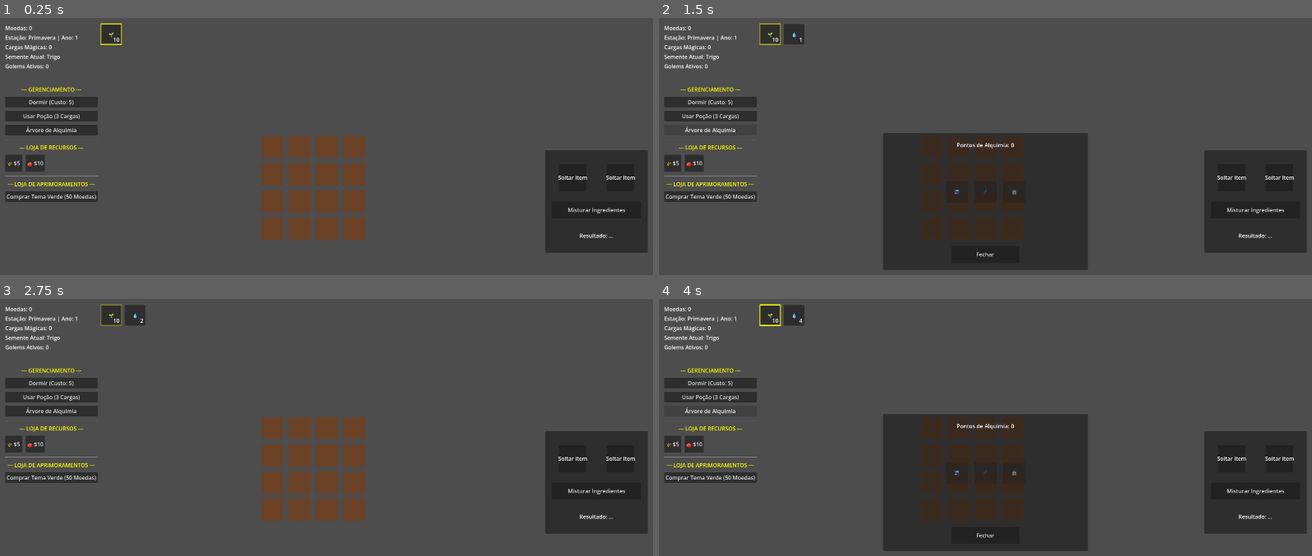
Above: before the commit, frames 1-4 (two rows, left to right).
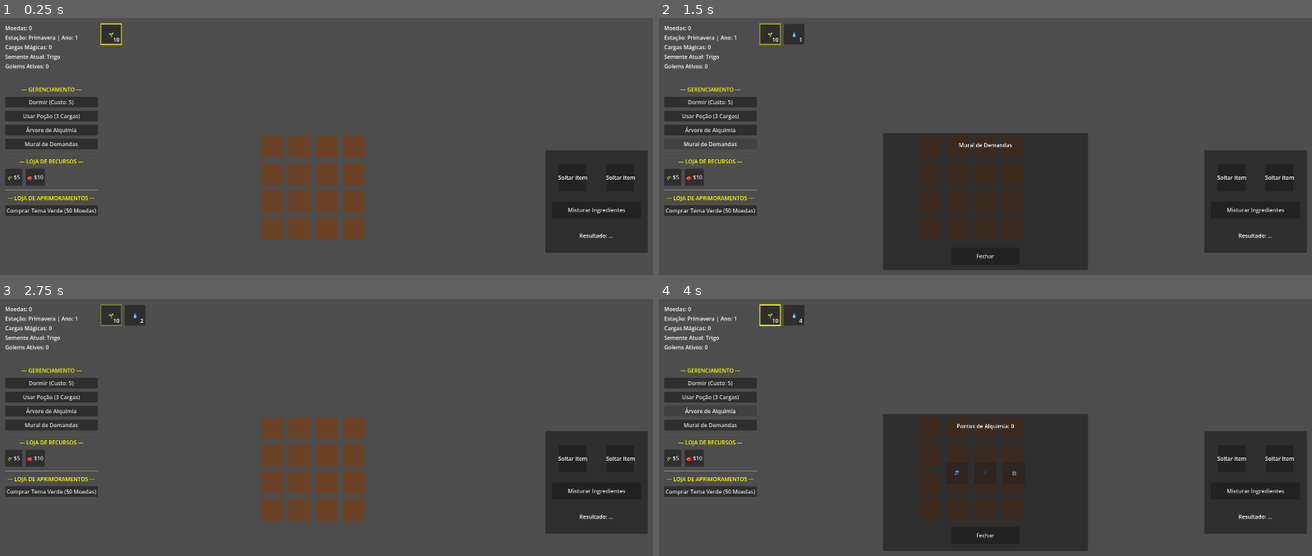
Above: after the commit, the same moments.

Repository: LeandroSatsuki/Cauldron-Crops
Game: Godot game, scene res://Scenes/Main.tscn
Two runs of this game, one before a commit and one after it. Both use one fixed random seed, a clock stepped at 60 frames per second and the inputs below.
Inputs:
- Up to frame 1 (0.25 s): no input
- Up to frame 2 (1.5 s): click "Dormir (Custo: 5)" at 0.5 s; click "Árvore de Alquimia" (after the commit: "Mural de Demandas") at 1.25 s
- Up to frame 3 (2.75 s): click "Fechar" at 2 s
- Up to frame 4 (4 s): click "Usar Poção (3 Cargas)" at 2.75 s; click "Árvore de Alquimia" at 3.5 s

The runs differ from the first frame. In frame 1, 2.4% of the frame differs, in the area x 0-15%, y 46-77%; in frame 2, 2.1%; in frame 3, 2.4%; in frame 4, 2.4%.

Commit message:
arvore de alquimia implementada

Diff:
--- /dev/null
+++ b/Scenes/QuestBoard.tscn
@@ -0,0 +1,52 @@
+[gd_scene load_steps=2 format=3]
+
+[ext_resource type="Script" path="res://Scripts/QuestBoard.gd" id="1_questboardgd"]
+
+[node name="QuestBoard" type="Panel"]
+visible = false
+anchors_preset = 8
+anchor_left = 0.5
+anchor_top = 0.5
+anchor_right = 0.5
+anchor_bottom = 0.5
+offset_left = -300.0
+offset_top = -200.0
+offset_right = 300.0
+offset_bottom = 200.0
+grow_horizontal = 2
+grow_vertical = 2
+script = ExtResource("1_questboardgd")
+
+[node name="TitleLabel" type="Label" parent="."]
+layout_mode = 1
+anchors_preset = 10
+anchor_right = 1.0
+offset_top = 20.0
+offset_bottom = 50.0
+grow_horizontal = 2
+text = "Mural de Demandas"
+horizontal_alignment = 1
+vertical_alignment = 1
+
+[node name="ListaQuests" type="VBoxContainer" parent="."]
+layout_mode = 0
+offset_left = 50.0
+offset_top = 70.0
+offset_right = 550.0
+offset_bottom = 300.0
+theme_override_constants/separation = 15
+
+[node name="BtnFechar" type="Button" parent="."]
+layout_mode = 1
+anchors_preset = 7
+anchor_left = 0.5
+anchor_top = 1.0
+anchor_right = 0.5
+anchor_bottom = 1.0
+offset_left = -100.0
+offset_top = -65.0
+offset_right = 100.0
+offset_bottom = -15.0
+grow_horizontal = 2
+grow_vertical = 0
+text = "Fechar"
--- a/Scenes/UI.tscn
+++ b/Scenes/UI.tscn
@@ -57,6 +57,10 @@
 [node name="AbrirSkillTreeButton" type="Button" parent="LeftPanel"]
 layout_mode = 2
 text = "Árvore de Alquimia"
+
+[node name="AbrirQuestsButton" type="Button" parent="LeftPanel"]
+layout_mode = 2
+text = "Mural de Demandas"
 
 [node name="Separator1" type="HSeparator" parent="LeftPanel"]
 layout_mode = 2
--- a/Scripts/Database.gd
+++ b/Scripts/Database.gd
@@ -59,6 +59,12 @@
 	"agua_raiz_gelida": "pocao_crescimento"
 }
 
+var quests_exemplos: Dictionary = {
+	"q1": {"estacao": "geral", "pedido_item": "trigo", "pedido_qtd": 10, "recompensa_tipo": "moedas", "recompensa_qtd": 300, "texto": "A Taverna precisa de Trigo!"},
+	"q2": {"estacao": 0, "pedido_item": "agua", "pedido_qtd": 5, "recompensa_tipo": "pontos_alquimia", "recompensa_qtd": 1, "texto": "Pesquisa de Primavera: Traga água limpa."},
+	"q3": {"estacao": 2, "pedido_item": "abobora_sombria", "pedido_qtd": 3, "recompensa_tipo": "semente_inverno", "recompensa_qtd": 2, "texto": "Festival de Outono! Precisamos de Abóboras."}
+}
+
 func fabricar_pocao(ingrediente1: String, ingrediente2: String) -> String:
 	var lista = [ingrediente1, ingrediente2]
 	lista.sort()
--- /dev/null
+++ b/Scripts/QuestBoard.gd
@@ -0,0 +1,87 @@
+extends Panel
+
+@onready var lista_quests: VBoxContainer = $ListaQuests
+@onready var btn_fechar: Button = $BtnFechar
+
+func _ready() -> void:
+	if btn_fechar:
+		btn_fechar.pressed.connect(func(): visible = false)
+	if QuestManager:
+		QuestManager.quest_atualizada.connect(rebuild_ui)
+	rebuild_ui()
+
+func _notification(what: int) -> void:
+	if what == NOTIFICATION_VISIBILITY_CHANGED:
+		if visible:
+			rebuild_ui()
+
+func rebuild_ui() -> void:
+	if not lista_quests:
+		return
+
+	# Limpar lista antiga
+	for child in lista_quests.get_children():
+		child.queue_free()
+
+	if not QuestManager:
+		return
+
+	for quest in QuestManager.quests_ativas:
+		var hbox = HBoxContainer.new()
+		hbox.size_flags_horizontal = SIZE_EXPAND_FILL
+		lista_quests.add_child(hbox)
+
+		var label = Label.new()
+		label.size_flags_horizontal = SIZE_EXPAND_FILL
+		var item_id = quest.get("pedido_item", "")
+		var qtd_necessaria = quest.get("pedido_qtd", 0)
+		var qtd_atual = GlobalInventory.inventario.get(item_id, 0)
+		label.text = quest.get("texto", "") + " - " + str(qtd_atual) + "/" + str(qtd_necessaria) + " " + item_id
+		hbox.add_child(label)
+
+		var btn_entregar = Button.new()
+		btn_entregar.text = "Entregar"
+		btn_entregar.pressed.connect(_on_entregar_pressed.bind(quest))
+		# Desativa se não tiver itens suficientes
+		if qtd_atual < qtd_necessaria:
+			btn_entregar.disabled = true
+		hbox.add_child(btn_entregar)
+
+		var btn_dispensar = Button.new()
+		btn_dispensar.text = "Dispensar"
+		btn_dispensar.pressed.connect(_on_dispensar_pressed.bind(quest))
+		hbox.add_child(btn_dispensar)
+
+func _on_dispensar_pressed(quest: Dictionary) -> void:
+	if QuestManager:
+		QuestManager.quests_ativas.erase(quest)
+		QuestManager.quest_atualizada.emit()
+
+func _on_entregar_pressed(quest: Dictionary) -> void:
+	var item_id = quest.get("pedido_item", "")
+	var qtd_necessaria = quest.get("pedido_qtd", 0)
+	var qtd_atual = GlobalInventory.inventario.get(item_id, 0)
+
+	if qtd_atual >= qtd_necessaria:
+		if GlobalInventory.remover_item(item_id, qtd_necessaria):
+			# Aplicar recompensa
+			var recompensa_tipo = quest.get("recompensa_tipo", "")
+			var recompensa_qtd = quest.get("recompensa_qtd", 0)
+
+			match recompensa_tipo:
+				"moedas":
+					EconomyManager.adicionar_moedas(recompensa_qtd)
+				"pontos_alquimia":
+					GlobalInventory.pontos_alquimia += recompensa_qtd
+				_:
+					GlobalInventory.adicionar_item(recompensa_tipo, recompensa_qtd)
+
+			if QuestManager:
+				QuestManager.quests_ativas.erase(quest)
+				QuestManager.quest_atualizada.emit()
+
+			var ui = get_tree().current_scene.get_node_or_null("UI")
+			if ui and ui.has_method("criar_texto_flutuante"):
+				ui.criar_texto_flutuante("Sucesso!", global_position + Vector2(200, 150), Color.GREEN)
+
+			print("Quest entregue com sucesso! Recompensa: ", recompensa_tipo, " x", recompensa_qtd)
--- /dev/null
+++ b/Scripts/QuestManager.gd
@@ -0,0 +1,38 @@
+extends Node
+
+signal quest_atualizada
+
+var quests_ativas: Array = []
+var max_quests: int = 2
+
+func tentar_gerar_quest() -> void:
+	if quests_ativas.size() >= max_quests:
+		return
+
+	if randf() <= 0.30:
+		var candidatos = []
+		for key in Database.quests_exemplos:
+			var q = Database.quests_exemplos[key]
+			var estacao_ok = false
+			if typeof(q.get("estacao")) == TYPE_STRING and q.get("estacao") == "geral":
+				estacao_ok = true
+			elif typeof(q.get("estacao")) == TYPE_INT and q.get("estacao") == SeasonManager.estacao_atual:
+				estacao_ok = true
+
+			if estacao_ok:
+				# Verificar se já não está ativa
+				var ja_ativa = false
+				for active_q in quests_ativas:
+					if active_q.get("texto") == q.get("texto"):
+						ja_ativa = true
+						break
+				if not ja_ativa:
+					var q_copy = q.duplicate()
+					q_copy["id"] = key
+					candidatos.append(q_copy)
+
+		if candidatos.size() > 0:
+			var quest_sorteada = candidatos[randi() % candidatos.size()]
+			quests_ativas.append(quest_sorteada)
+			quest_atualizada.emit()
+			print("Nova Quest Gerada: ", quest_sorteada.get("texto"))
--- a/Scripts/SeasonManager.gd
+++ b/Scripts/SeasonManager.gd
@@ -12,6 +12,7 @@
 	else:
 		estacao_atual = (estacao_atual + 1) as Estacao
 	print("Nova Estação: ", obter_nome_estacao(), " | Ano: ", ano)
+	QuestManager.tentar_gerar_quest()
 
 func obter_nome_estacao() -> String:
 	match estacao_atual:
--- a/Scripts/UI.gd
+++ b/Scripts/UI.gd
@@ -16,6 +16,10 @@
 @onready var abrir_skill_tree_button: Button = $LeftPanel/AbrirSkillTreeButton
 var skill_tree_scene = preload("res://Scenes/SkillTree.tscn")
 var skill_tree: Panel
+
+@onready var abrir_quests_button: Button = $LeftPanel/AbrirQuestsButton
+var quest_board_scene = preload("res://Scenes/QuestBoard.tscn")
+var quest_board: Panel
 
 @onready var inventory_bar: HBoxContainer = $InventoryBar
 @onready var tooltip_panel: Panel = $TooltipPanel
@@ -47,6 +51,11 @@
 	add_child(skill_tree)
 	if abrir_skill_tree_button:
 		abrir_skill_tree_button.pressed.connect(func(): skill_tree.visible = true)
+
+	quest_board = quest_board_scene.instantiate()
+	add_child(quest_board)
+	if abrir_quests_button:
+		abrir_quests_button.pressed.connect(func(): quest_board.visible = true)
 
 	# Inicializa
 	verificar_e_atualizar_inventario()
--- a/project.godot
+++ b/project.godot
@@ -23,6 +23,7 @@
 SeasonManager="*res://Scripts/SeasonManager.gd"
 GolemManager="*res://Scripts/GolemManager.gd"
 PocoManager="*res://Scripts/PocoManager.gd"
+QuestManager="*res://Scripts/QuestManager.gd"
 
 [display]
 
